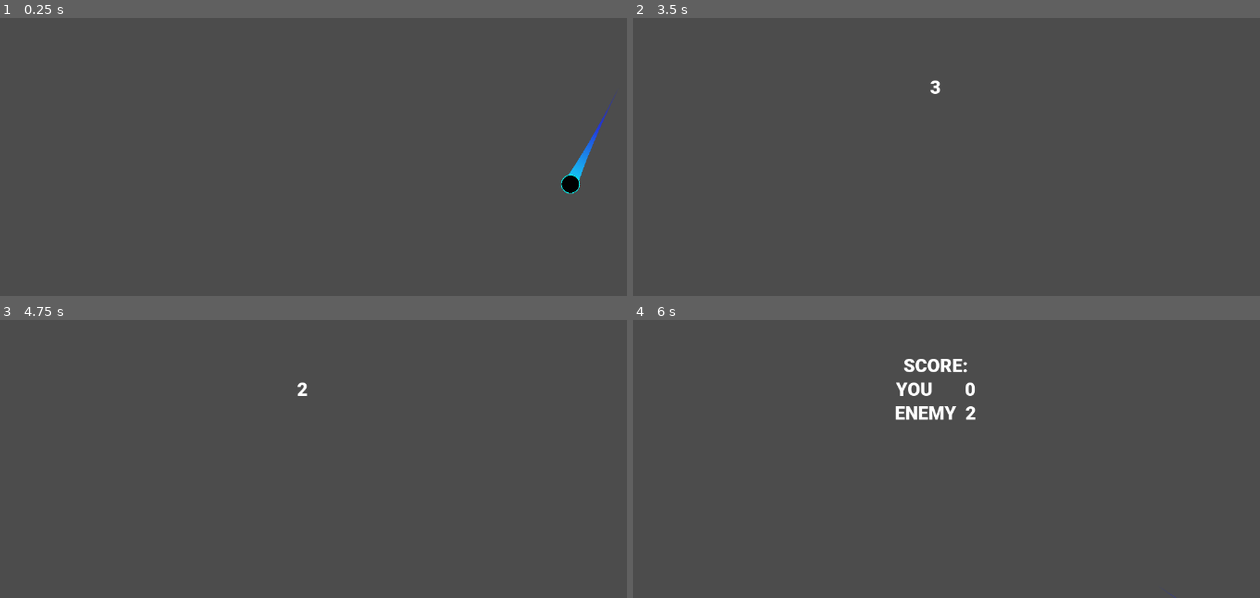
Above: before the commit, frames 1-4 (two rows, left to right).
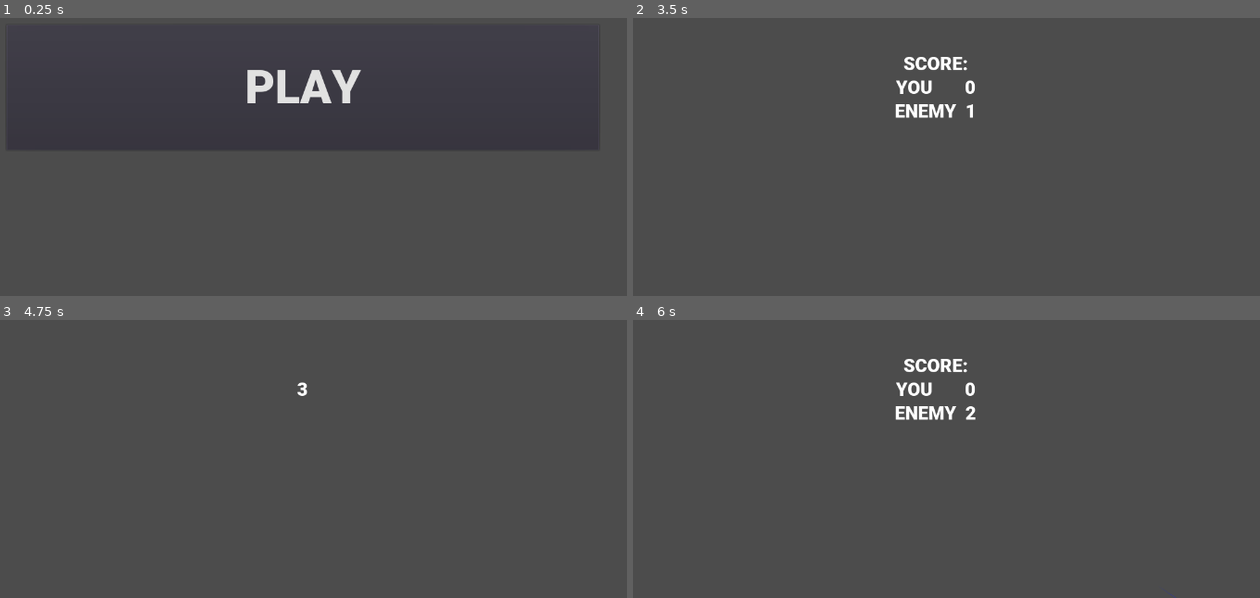
Above: after the commit, the same moments.

Repository: eXCoreX/PingPong
Game: Godot game, scene res://Menu.tscn
The game is run twice, just before and just after one commit, with the same random seed, the same clock (stepped at 60 frames per second) and the same inputs. Before the commit the project starts from res://Main.tscn.
Inputs (mouse positions are in pixels of both pictures, inside the frame that each line leads up to):
- Up to frame 1 (0.25 s): no input
- Up to frame 2 (3.5 s): click (933, 87) at 0.5 s, where only the run after the commit has a clickable "PLAY"; move the mouse to (1096, 68) at 1.27 s; tap Enter at 2 s; move the mouse to (789, 109) at 2.02 s; tap Space at 2.75 s; move the mouse to (outside the picture) at 2.77 s
- Up to frame 3 (4.75 s): move the mouse to (263, 472) at 3.52 s; move the mouse to (526, 453) at 4.27 s
- Up to frame 4 (6 s): tap F11 (ui_fullscreen) at 4.9 s; move the mouse to (714, 325) at 5.02 s; move the mouse to (971, 389) at 5.77 s

The runs differ from the first frame. In frame 1, 1.5% of the frame differs, in the area x 39-99%, y 18-64%; in frame 2, 1.0%; in frame 3, less than 0.1%; in frame 4, nothing differs.

Commit message:
Added menu placeholder, playtested on macOS, fixed bugs
Probably even random crashes when reloading scene. New method doesn't require it after score. There's still a chance that it will trigger when toggling fullscreen/resizing window.

Diff:
--- a/AreaDetection.gd
+++ b/AreaDetection.gd
@@ -1,10 +1,12 @@
 extends Area2D
+
+const BALLSC = preload("res://Ball.tscn")
 
 var timer = Timer.new()
 
 func _ready():
-	timer.connect("timeout", self, "reload_scene")
-	add_child(timer)
+	timer.connect("timeout", self, "count_down")
+	add_child(timer, true)
 
 onready var glVars = $"../../../GlobalVars"
 
@@ -22,7 +24,7 @@
 
 var time = 3
 
-func reload_scene():
+func count_down():
 	if time == 3:
 		timer.stop()
 		$"../../Label".hide()
@@ -34,9 +36,16 @@
 		timer.stop()
 		$"../../TimeLabel".hide()
 		time = 3
-		get_tree().paused = true
-		var _s = get_tree().reload_current_scene()
-		get_tree().paused = false
+		call_deferred("reload_scene")
 	else:
 		$"../../TimeLabel".text = String(time)
 		time -= 1
+
+
+func reload_scene():
+	$"../../Ball".free()
+	var to_add = BALLSC.instance()
+	to_add.name = "Ball"
+	$"../../".add_child(to_add)
+	$"../PlayerArea".connect("body_entered", $"../PlayerArea", "_on_ScoreArea_body_entered")
+	$"../EnemyArea".connect("body_entered", $"../EnemyArea", "_on_ScoreArea_body_entered")
--- a/Ball.gd
+++ b/Ball.gd
@@ -17,6 +17,9 @@
 	self.linear_velocity = Vector2(vx, vy)
 	self.linear_velocity = linear_velocity.normalized()*INIT_VEL
 
+	MIN_VEL *= GlobalVars.currentResolution[1] / 720
+	MAX_VEL *= GlobalVars.currentResolution[1] / 720
+
 
 func _physics_process(_delta):
 	if sleeping || self.linear_velocity.length() == 0:
--- /dev/null
+++ b/Ball.tscn
@@ -0,0 +1,45 @@
+[gd_scene load_steps=8 format=2]
+
+[ext_resource path="res://Sprites/ball.png" type="Texture" id=1]
+[ext_resource path="res://Ball.gd" type="Script" id=2]
+[ext_resource path="res://addons/Trail/trail_2d.gd" type="Script" id=3]
+
+[sub_resource type="PhysicsMaterial" id=3]
+friction = 0.0
+bounce = 1.1
+
+[sub_resource type="CircleShape2D" id=4]
+radius = 16.5
+
+[sub_resource type="Curve" id=5]
+_data = [ Vector2( 0, 0.0636363 ), 0.0, -0.191831, 0, 0, Vector2( 0.664835, 0.409091 ), 1.08727, 1.08727, 0, 0, Vector2( 0.967033, 0.918182 ), 2.25018, 0.0, 0, 0 ]
+
+[sub_resource type="Gradient" id=6]
+offsets = PoolRealArray( 0, 0.417219, 1 )
+colors = PoolColorArray( 0.0740204, 0.106377, 0.902344, 0, 0.134277, 0.213585, 0.859375, 1, 0.0794678, 0.843695, 0.96875, 1 )
+
+[node name="Ball" type="RigidBody2D"]
+position = Vector2( 442.105, 268.144 )
+mass = 0.23
+physics_material_override = SubResource( 3 )
+linear_damp = 0.0
+angular_damp = 0.0
+script = ExtResource( 2 )
+MIN_VEL = 450
+MAX_VEL = 1200
+
+[node name="CollisionShape2D" type="CollisionShape2D" parent="."]
+shape = SubResource( 4 )
+
+[node name="Sprite" type="Sprite" parent="CollisionShape2D"]
+scale = Vector2( 0.042, 0.042 )
+texture = ExtResource( 1 )
+
+[node name="Trail2D" type="Line2D" parent="."]
+z_index = -1
+points = PoolVector2Array( 191.127, 410.743 )
+width = 25.0
+width_curve = SubResource( 5 )
+gradient = SubResource( 6 )
+script = ExtResource( 3 )
+distance = 10.0
--- a/Enemy.gd
+++ b/Enemy.gd
@@ -5,25 +5,28 @@
 var moveSpeed = 3
 var yCompensate = 30
 func _ready():
-	match DIFFICULTY:
-		0:
-			moveSpeed = 4
-		1:
-			moveSpeed = 4.5
-		2:
-			moveSpeed = 5
-		3:
-			moveSpeed = 6
-	moveSpeed *= 720.0 / GlobalVars.currentResolution[1]
-	yCompensate = moveSpeed * 10
+#	match DIFFICULTY:
+#		0:
+#			moveSpeed = 4
+#		1:
+#			moveSpeed = 4.5
+#		2:
+#			moveSpeed = 5
+#		3:
+#			moveSpeed = 6
+#	moveSpeed *= 720.0 / GlobalVars.currentResolution[1]
+#	yCompensate = moveSpeed * 10
+	pass
 
-
-onready var ball = $"../Ball"
 var prev_bPosx_predict = 0
 var prev_bVel = Vector2(0, 0)
 var prev_vel = Vector2(0, 0)
 
 func _physics_process(delta):
+	var ball = $"../Ball"
+	if ball == null:
+		for e in get_tree().root.get_children():
+			print(e.name)
 	var bVel = ball.linear_velocity
 	if bVel[1] > 0 || ball.position[1] < self.position[1]:
 		return
--- a/GlobalVars.gd
+++ b/GlobalVars.gd
@@ -7,3 +7,7 @@
 
 func _ready():
 	currentResolution = OS.window_size
+
+
+func _unpause():
+	get_tree().paused = false
--- a/Main.gd
+++ b/Main.gd
@@ -2,24 +2,31 @@
 
 func _ready():
 	var _con = get_viewport().connect("size_changed", self, "_on_resize")
+	pass
 
 
 func _input(_event):
 	if Input.is_action_just_pressed("ui_fullscreen"):
-		if !OS.window_fullscreen:
-			GlobalVars.lastResolution = OS.window_size
-			GlobalVars.currentResolution = OS.get_screen_size()
-		else:
-			GlobalVars.currentResolution = GlobalVars.lastResolution
-		OS.window_fullscreen = !OS.window_fullscreen
-		OS.window_size = GlobalVars.currentResolution
-		print(OS.window_size)
-		get_viewport().size = GlobalVars.currentResolution
-		_on_resize()
+		call_deferred("toggle_fullscreen")
+
+func toggle_fullscreen():
+	if !OS.window_fullscreen:
+		GlobalVars.lastResolution = OS.window_size
+		GlobalVars.currentResolution = OS.get_screen_size()
+	else:
+		GlobalVars.currentResolution = GlobalVars.lastResolution
+	get_viewport().size = GlobalVars.currentResolution
+	OS.window_fullscreen = !OS.window_fullscreen
+	OS.window_size = GlobalVars.currentResolution
+	print(OS.window_size)
+	call_deferred("_on_resize")
+
+func _on_resize():
+	call_deferred("_on_resize_2")
+	pass
 
 
-func _on_resize():
+func _on_resize_2():
+	call_deferred("free")
 	GlobalVars.currentResolution = OS.window_size
-	get_tree().paused = true
 	var _sc = get_tree().reload_current_scene()
-	get_tree().paused = false
--- a/Main.tscn
+++ b/Main.tscn
@@ -1,10 +1,8 @@
-[gd_scene load_steps=22 format=2]
+[gd_scene load_steps=16 format=2]
 
-[ext_resource path="res://Sprites/ball.png" type="Texture" id=1]
-[ext_resource path="res://Ball.gd" type="Script" id=2]
+[ext_resource path="res://Ball.tscn" type="PackedScene" id=1]
 [ext_resource path="res://Player.gd" type="Script" id=3]
 [ext_resource path="res://Enemy.gd" type="Script" id=4]
-[ext_resource path="res://addons/Trail/trail_2d.gd" type="Script" id=5]
 [ext_resource path="res://Main.gd" type="Script" id=6]
 [ext_resource path="res://AreaDetection.gd" type="Script" id=7]
 [ext_resource path="res://Fonts/Roboto-Black.ttf" type="DynamicFontData" id=8]
@@ -18,20 +16,6 @@
 [sub_resource type="CapsuleShape2D" id=2]
 radius = 20.0
 height = 80.0
-
-[sub_resource type="PhysicsMaterial" id=3]
-friction = 0.0
-bounce = 1.1
-
-[sub_resource type="CircleShape2D" id=4]
-radius = 16.5
-
-[sub_resource type="Curve" id=5]
-_data = [ Vector2( 0, 0.0636363 ), 0.0, -0.191831, 0, 0, Vector2( 0.664835, 0.409091 ), 1.08727, 1.08727, 0, 0, Vector2( 0.967033, 0.918182 ), 2.25018, 0.0, 0, 0 ]
-
-[sub_resource type="Gradient" id=6]
-offsets = PoolRealArray( 0, 0.417219, 1 )
-colors = PoolColorArray( 0.0740204, 0.106377, 0.902344, 0, 0.134277, 0.213585, 0.859375, 1, 0.0794678, 0.843695, 0.96875, 1 )
 
 [sub_resource type="RectangleShape2D" id=7]
 extents = Vector2( 1600, 50 )
@@ -69,31 +53,7 @@
 rotation = 1.5708
 shape = SubResource( 2 )
 
-[node name="Ball" type="RigidBody2D" parent="."]
-position = Vector2( 442.105, 268.144 )
-mass = 0.23
-physics_material_override = SubResource( 3 )
-linear_damp = 0.0
-angular_damp = 0.0
-script = ExtResource( 2 )
-MIN_VEL = 450
-MAX_VEL = 1200
-
-[node name="CollisionShape2D" type="CollisionShape2D" parent="Ball"]
-shape = SubResource( 4 )
-
-[node name="Sprite" type="Sprite" parent="Ball/CollisionShape2D"]
-scale = Vector2( 0.042, 0.042 )
-texture = ExtResource( 1 )
-
-[node name="Trail2D" type="Line2D" parent="Ball"]
-z_index = -1
-points = PoolVector2Array( 191.127, 410.743 )
-width = 25.0
-width_curve = SubResource( 5 )
-gradient = SubResource( 6 )
-script = ExtResource( 5 )
-distance = 10.0
+[node name="Ball" parent="." instance=ExtResource( 1 )]
 
 [node name="WorldBorder" type="StaticBody2D" parent="."]
 script = ExtResource( 9 )
--- /dev/null
+++ b/Menu.tscn
@@ -0,0 +1,28 @@
+[gd_scene load_steps=4 format=2]
+
+[ext_resource path="res://Fonts/Roboto-Black.ttf" type="DynamicFontData" id=1]
+[ext_resource path="res://PlayButton.gd" type="Script" id=2]
+
+[sub_resource type="DynamicFont" id=1]
+size = 80
+font_data = ExtResource( 1 )
+
+[node name="Control" type="Control"]
+anchor_right = 1.0
+anchor_bottom = 1.0
+__meta__ = {
+"_edit_use_anchors_": false
+}
+
+[node name="Button" type="Button" parent="."]
+anchor_left = 0.1
+anchor_top = 0.35
+anchor_right = 0.9
+anchor_bottom = 0.65
+custom_fonts/font = SubResource( 1 )
+text = "PLAY"
+script = ExtResource( 2 )
+__meta__ = {
+"_edit_use_anchors_": false
+}
+[connection signal="pressed" from="Button" to="Button" method="_on_Button_pressed"]
--- /dev/null
+++ b/PlayButton.gd
@@ -0,0 +1,7 @@
+extends Button
+
+
+
+func _on_Button_pressed():
+	$"/root/GlobalVars"._ready()
+	var _sc = get_tree().change_scene("res://Main.tscn")
--- a/project.godot
+++ b/project.godot
@@ -16,7 +16,7 @@
 [application]
 
 config/name="Ping Pong"
-run/main_scene="res://Main.tscn"
+run/main_scene="res://Menu.tscn"
 config/icon="res://icon.png"
 
 [autoload]
@@ -31,6 +31,7 @@
 
 window/size/width=1280
 window/size/height=720
+window/dpi/allow_hidpi=true
 window/vsync/use_vsync=false
 window/stretch/aspect="expand"
 
@@ -43,6 +44,7 @@
 ui_fullscreen={
 "deadzone": 0.5,
 "events": [ Object(InputEventKey,"resource_local_to_scene":false,"resource_name":"","device":0,"alt":false,"shift":false,"control":false,"meta":false,"command":false,"pressed":false,"scancode":16777254,"unicode":0,"echo":false,"script":null)
+, Object(InputEventKey,"resource_local_to_scene":false,"resource_name":"","device":0,"alt":false,"shift":false,"control":false,"meta":true,"command":true,"pressed":false,"scancode":70,"unicode":0,"echo":false,"script":null)
  ]
 }
 
